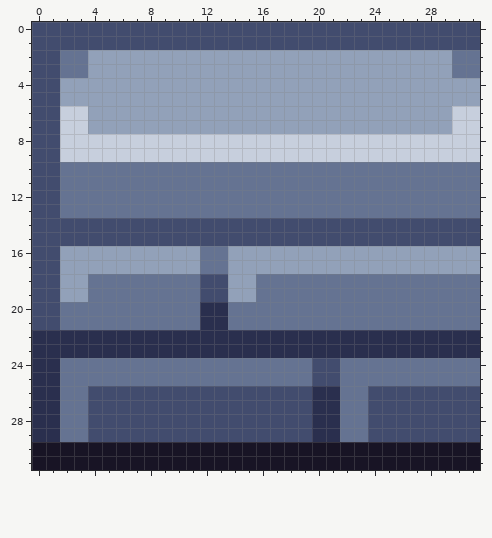
Pixel-art sprite: resources/env/tile041.png. The first picture shows the starting point.
The file is 32x32 pixels.
The same view after the edit:
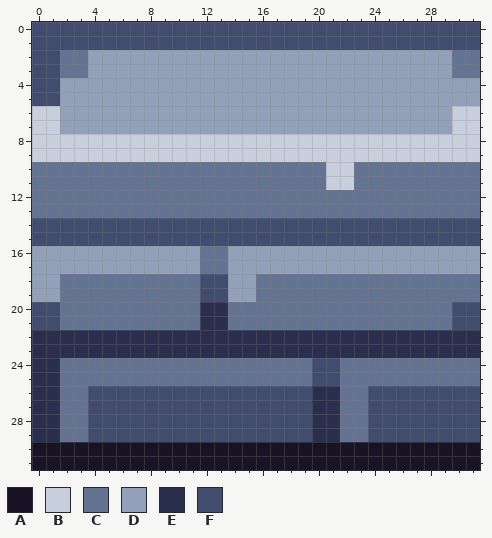
Palette (. is transparent): A #181425  B #c7cfdd  C #657392  D #92a1b9  E #2a2f4e  F #424c6e
Change:
y 6..7: x 0..3 FFBB -> BBDD
y 8..9: x 0..1 FF -> BB
y 10..11: x 0..1 FF -> CC; x 21..22 CC -> BB
y 12..13: x 0..1 FF -> CC
y 16..17: x 0..1 FF -> DD
y 18..19: x 0..3 FFDD -> DDCC
y 20..21: x 30..31 CC -> FF
Changed places in both pictures, as pixel boxes (x1, y1, x2, y2):
changed: (32, 106, 88, 302)
changed: (326, 162, 354, 190)
changed: (452, 302, 480, 330)
